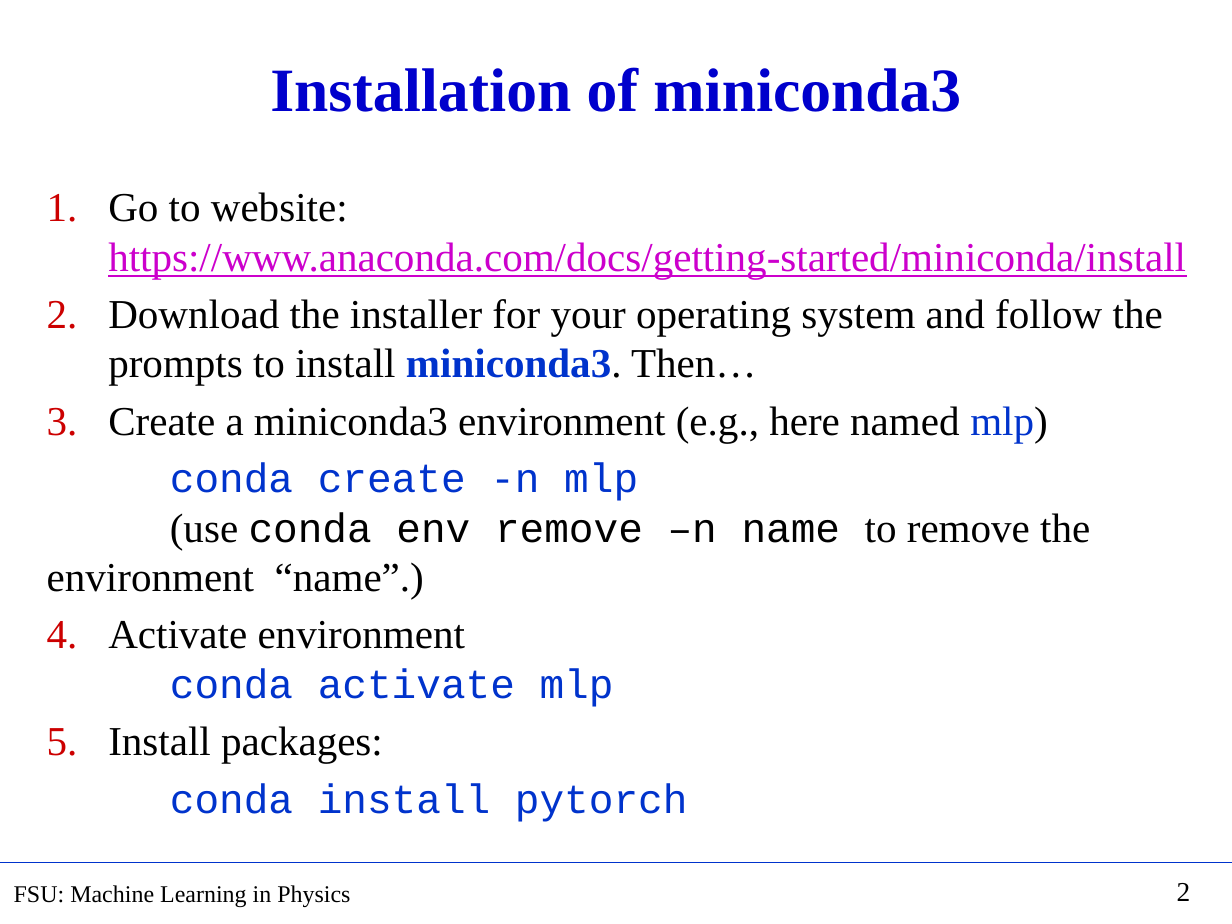
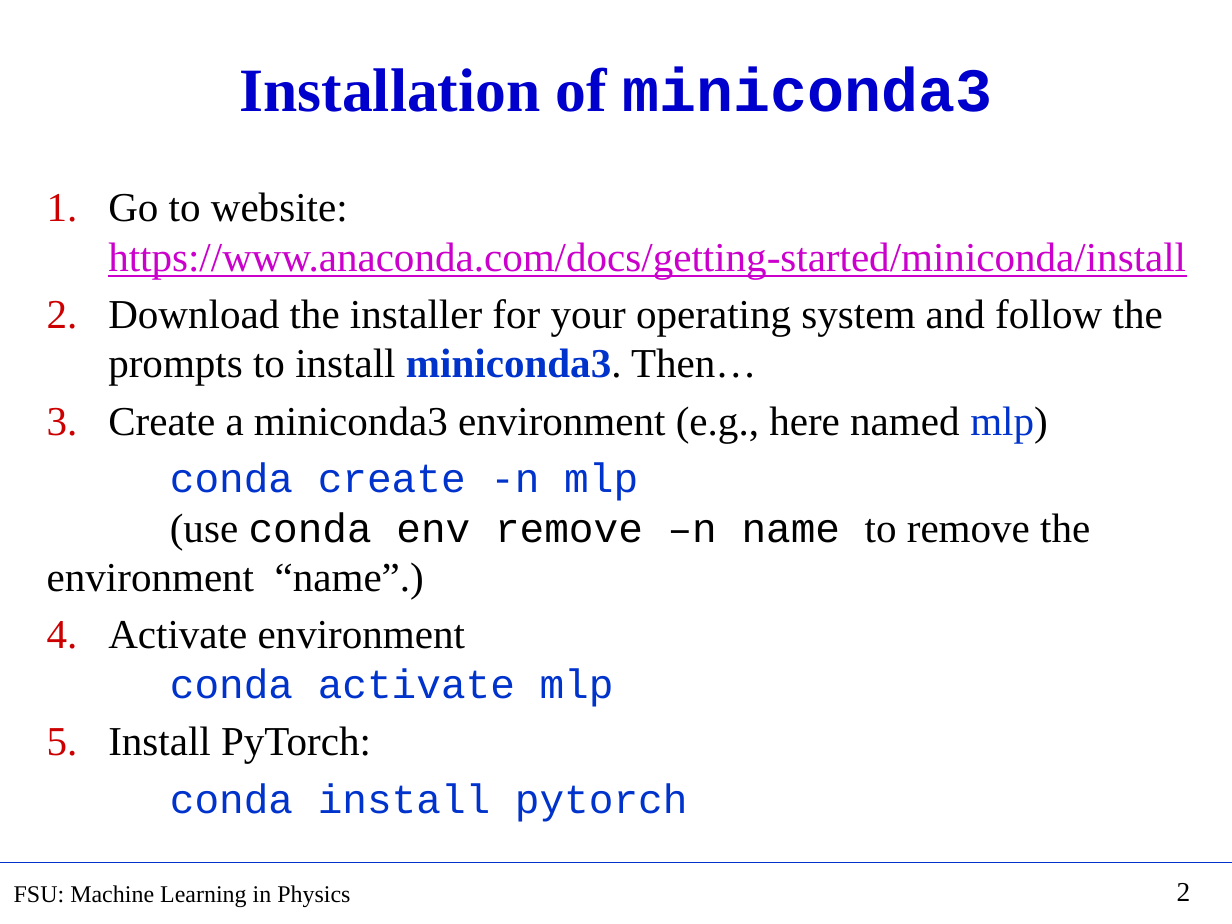
Before and after one commit to hbprosper/MLinPhysics, a slide deck: slide 2 of Lectures/Week01/Tutorial01.pptx. Drawn at 1232x924 pixels with LibreOffice and Linux fonts; fonts in the diff are those of the drawing. Boxes give left, top, right and bottom in pixels: in the first picture for what was removed or moved away, otherwise in the second. Text is boxed around its words. In the diff, an @@ line names an element or a change of style, - is before the commit and + after.

```diff
--- a/Lectures/Week01/Tutorial01.pptx
+++ b/Lectures/Week01/Tutorial01.pptx
@@ title "Installation of miniconda3" at (240,67,993,112): font Times New Roman to Courier New in "miniconda3" @@
@@ text at (108,726,371,763): text changed @@
-5. Install packages:
+5. Install PyTorch:
```
Also in this commit, not shown: 2 other slides changed, 2 slides added, 8 other files.
